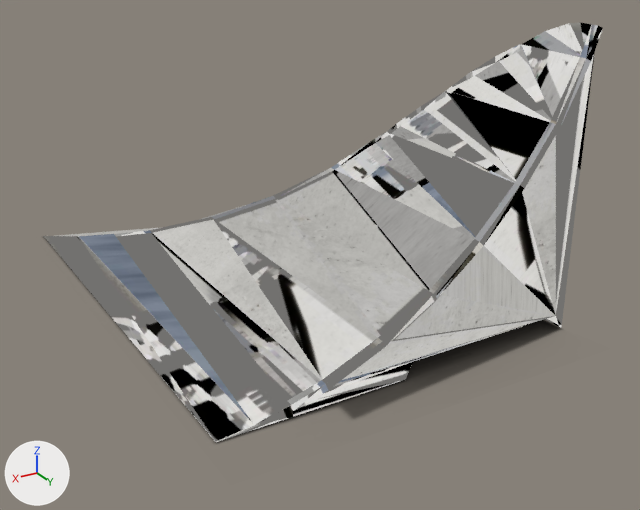
The glTF model public/katalog/modelle/cross-ramp-150r.gltf, before and after one commit.
The view is the same before and after, from a camera (50 mm lens) standing at (2.07, 3.94, 2.04) and looking at (-0.07, 0.39, 0.26). The lights are fixed; the arrows at lower left show +X, +Y and +Z. The first picture is the older version. Vertices at exactly the same position are counted once.

In view in the first picture: 'SK1231_Cross-Ramp_150R.001', 'Schatten'.
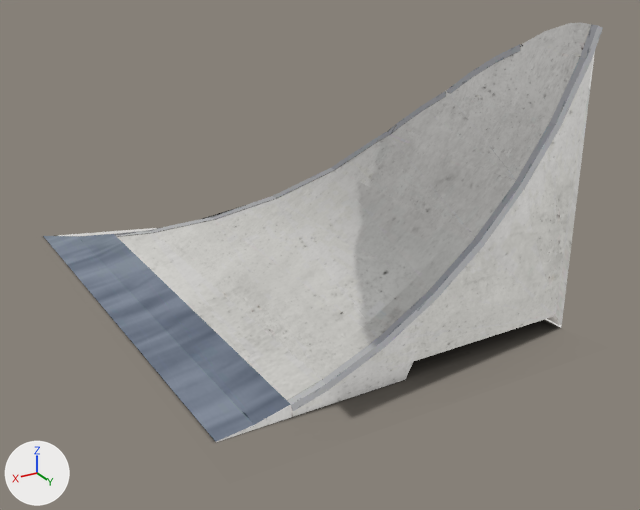
Where the change shows, as pixel boxes [x1, y1, x2, y2] in the pictures (640 x 510 px):
```json
{"part": 1, "of": "me_sk1231_cross_ramp_150r_001", "change": "surface changed", "before": [43, 23, 603, 442], "after": [43, 23, 603, 442]}
```

Scene script edits in JSON lines:
```json
{"block": "me_sk1231_cross_ramp_150r_001", "where": "# used by ob_sk1231_cross_ramp_150r_001; location = (0.0, 0.0, 0.0)"}
{"op": "remove", "block": "me_sk1231_cross_ramp_150r_001", "code": "me_sk1231_cross_ramp_150r_001.from_pydata(...)  # 641 vertices, 454 faces; spans x -0.95..0.92, y -1.25..1.25, z 0.0..1.45"}
{"op": "add", "block": "me_sk1231_cross_ramp_150r_001", "code": "me_sk1231_cross_ramp_150r_001.from_pydata(...)  # 641 vertices, 448 faces; spans x -0.95..0.92, y -1.25..1.25, z 0.0..1.45"}
{"block": "me_sk1231_cross_ramp_150r_001", "change": "me_sk1231_cross_ramp_150r_001 part 1: 400 kept faces spanning x -0.95..0.92, y -1.25..1.25, z 0.0..1.45 get new texture (UV) coordinates"}
{"block": "me_sk1231_cross_ramp_150r_001", "change": "edits to the shape of me_sk1231_cross_ramp_150r_001 do not show in these pictures"}
```
